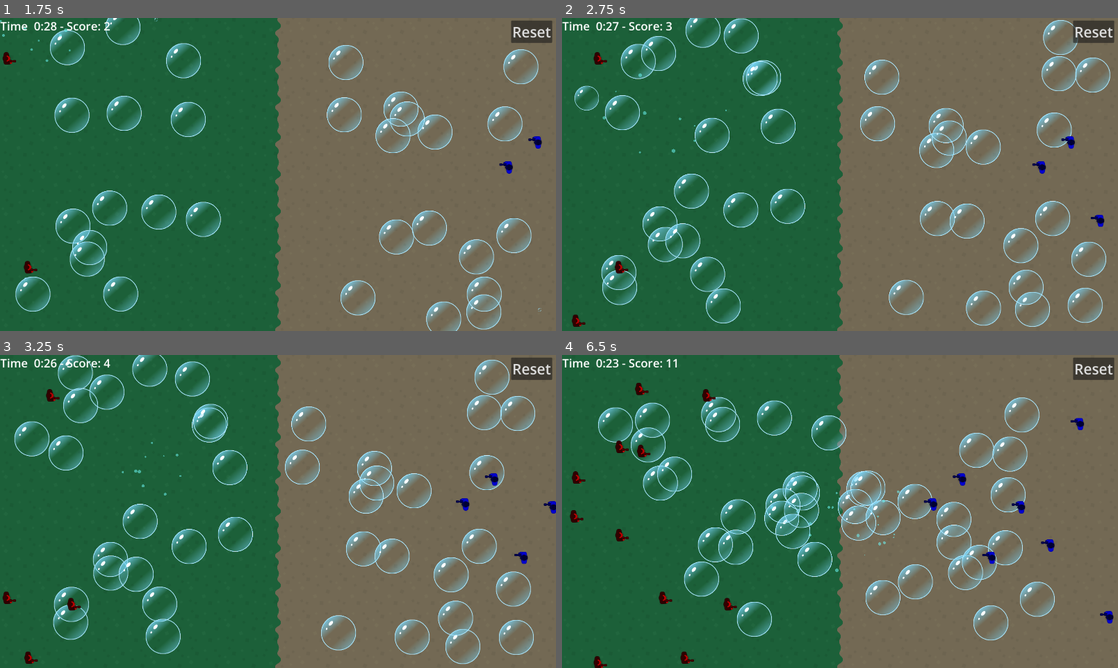
Above: before the commit, frames 1-4 (two rows, left to right).
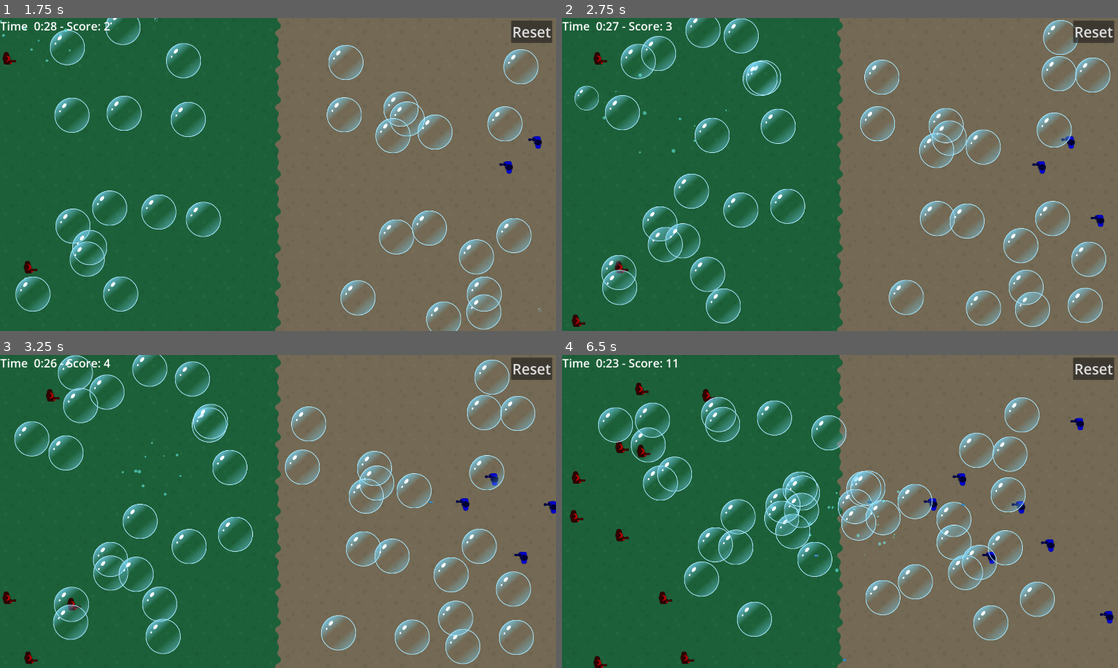
Above: after the commit, the same moments.

Repository: pkasprzyk/ggj2025
Game: Godot game, scene res://main.tscn
Two runs of this game, one before a commit and one after it. Both use one fixed random seed, a clock stepped at 60 frames per second and the inputs below.
Inputs (mouse positions are in pixels of both pictures, inside the frame that each line leads up to):
- Up to frame 1 (1.75 s): move the mouse to (111, 121) at 0.52 s; click (111, 121) at 0.67 s; move the mouse to (38, 49) at 1.27 s; click (38, 49) at 1.42 s
- Up to frame 2 (2.75 s): move the mouse to (639, 118) at 2.02 s; click (639, 118) at 2.17 s
- Up to frame 3 (3.25 s): move the mouse to (150, 473) at 2.77 s; click (150, 473) at 2.92 s
- Up to frame 4 (6.5 s): move the mouse to (645, 408) at 3.52 s; click (645, 408) at 3.67 s; move the mouse to (789, 445) at 4.27 s; click (789, 445) at 4.42 s; move the mouse to (734, 386) at 5.02 s; click (734, 386) at 5.17 s; move the mouse to (845, 511) at 5.77 s; click (845, 511) at 5.92 s

Frame 1 is identical in both runs. In frame 2, less than 0.1% of the frame differs, in the area x 9-92%, y 37-82%; in frame 3, less than 0.1%; in frame 4, 0.2%, in the area x 9-84%, y 13-98%.

Commit message:
shooting shooters

Diff:
--- a/game_state.gd
+++ b/game_state.gd
@@ -11,6 +11,7 @@
 var hud: Hud
 var player_left_base: UnitBase
 var player_right_base: UnitBase
+var bullet_manager: Node
 
 var right_spawn_timer: Timer
 
@@ -19,6 +20,7 @@
 	i_hud : Hud,
 	new_player_left_base: UnitBase,
 	new_player_right_base: UnitBase,
+	new_bullet_manager: Node,
 	viewport_top: float, viewport_right: float,
 	viewport_bottom: float,
 	viewport_left: float
@@ -30,6 +32,7 @@
 	player_right_base.init(viewport_right, viewport_top, viewport_bottom, viewport_left)
 	player_left_base.set_other_base(player_right_base)
 	player_right_base.set_other_base(player_left_base)
+	bullet_manager = new_bullet_manager
 
 	right_spawn_timer = Timer.new()
 	right_spawn_timer.wait_time = 1.0
--- a/main.gd
+++ b/main.gd
@@ -7,5 +7,6 @@
 		$HUD,
 		$PlayerBases/PlayerLeftBase,
 		$PlayerBases/PlayerRightBase,
+		$BulletManager,
 		0, 1920, 1080, 0,
 	)
--- a/main.tscn
+++ b/main.tscn
@@ -134,3 +134,5 @@
 position = Vector2(-2107, -1210)
 
 [node name="HUD" parent="." instance=ExtResource("4_vi50i")]
+
+[node name="BulletManager" type="Node2D" parent="."]
--- /dev/null
+++ b/objects/bullet/bullet.gd
@@ -0,0 +1,41 @@
+extends Node2D
+
+class_name Bullet
+
+@export var speed: float = 500.0
+
+static var bullet_scene: PackedScene = load("res://objects/bullet/bullet.tscn")
+
+@onready var end_of_life_timer: Timer = $EndOfLifeTimer
+
+var direction: Vector2 = Vector2.ZERO
+
+
+func _ready() -> void:
+	$Area2D.monitoring = true
+
+
+static func spawn(position: Vector2, new_direction: Vector2) -> Bullet:
+	var bullet = bullet_scene.instantiate()
+	GAME_STATE.bullet_manager.add_child(bullet)
+	bullet.global_position = position
+	bullet.direction = new_direction.normalized()
+	bullet.look_at(bullet.global_position + new_direction)
+	return bullet
+
+
+func _physics_process(delta: float) -> void:
+	if end_of_life_timer.is_stopped():
+		queue_free()
+		return
+	global_position += direction * speed * delta
+	if global_position.x < 0 or global_position.x > get_viewport_rect().size.x:
+		queue_free()
+		return
+
+
+func _on_area_2d_area_entered(area: Area2D) -> void:
+	var parent = area.get_parent()
+	if parent.has_method("handle_hit"):
+		parent.handle_hit()
+		queue_free()
--- /dev/null
+++ b/objects/bullet/bullet.tscn
@@ -0,0 +1,26 @@
+[gd_scene load_steps=4 format=3 uid="uid://dow864a0m5rwi"]
+
+[ext_resource type="Script" path="res://objects/bullet/bullet.gd" id="1_e4w58"]
+[ext_resource type="Texture2D" uid="uid://bh3ikcgxc30it" path="res://objects/bullet/bulletBlue1_outline.png" id="2_8c2me"]
+
+[sub_resource type="RectangleShape2D" id="RectangleShape2D_0keh8"]
+size = Vector2(14, 8)
+
+[node name="Bullet" type="Node2D"]
+script = ExtResource("1_e4w58")
+
+[node name="Sprite2D" type="Sprite2D" parent="."]
+rotation = 1.5708
+texture = ExtResource("2_8c2me")
+
+[node name="Area2D" type="Area2D" parent="."]
+
+[node name="CollisionShape2D" type="CollisionShape2D" parent="Area2D"]
+shape = SubResource("RectangleShape2D_0keh8")
+
+[node name="EndOfLifeTimer" type="Timer" parent="."]
+wait_time = 2.0
+one_shot = true
+autostart = true
+
+[connection signal="area_entered" from="Area2D" to="." method="_on_area_2d_area_entered"]
--- a/objects/unit_base/unit_base.gd
+++ b/objects/unit_base/unit_base.gd
@@ -31,9 +31,7 @@
 
 func spawn_unit(player_side: UnitShooter.PlayerSide) -> void:
 	var spawn_point = Vector2(spawn_x, randf_range(spawn_y_start, spawn_y_end))
-	var unit_instance = UnitShooter.spawn(player_side, self, Vector2(target_x, spawn_point.y), other_base)
-	units_group.add_child(unit_instance)
-	unit_instance.global_position = spawn_point
+	UnitShooter.spawn(units_group, spawn_point, player_side, self, Vector2(target_x, spawn_point.y), other_base)
 
 
 func get_units() -> Array:
--- a/objects/unit_base/unit_base.tscn
+++ b/objects/unit_base/unit_base.tscn
@@ -2,7 +2,7 @@
 
 [ext_resource type="Script" path="res://objects/unit_base/unit_base.gd" id="1_6su4c"]
 
-[node name="PlayerBase" type="Node"]
+[node name="PlayerBase" type="Node2D"]
 script = ExtResource("1_6su4c")
 
-[node name="UnitsGroup" type="Node" parent="."]
+[node name="UnitsGroup" type="Node2D" parent="."]
--- a/objects/unit_shooter/unit_shooter.gd
+++ b/objects/unit_shooter/unit_shooter.gd
@@ -19,20 +19,28 @@
 
 static var unit_scene: PackedScene = load("res://objects/unit_shooter/unit_shooter.tscn")
 
+@onready var shooting_timer: Timer = $ShootingTimer
+@onready var sprite: Sprite2D = $Sprite2D
+@onready var barrel_tip: Marker2D = $BarrelTip
+@onready var animation_player: AnimationPlayer = $AnimationPlayer
+
 
 # Called when the node enters the scene tree for the first time.
 func _ready() -> void:
-	pass # Replace with function body.
+	shooting_timer.connect("timeout", shoot)
+	shooting_timer.start()
 
 
-static func spawn(player: PlayerSide, new_base: UnitBase, new_target: Vector2, new_other_base: UnitBase) -> UnitShooter:
+static func spawn(parent: Node, spawn_point: Vector2, player: PlayerSide, new_base: UnitBase, new_target: Vector2, new_other_base: UnitBase) -> UnitShooter:
 	var unit = unit_scene.instantiate()
 	unit.name = "Shooter"+str(randi_range(0,9999999))
+	parent.add_child(unit)
 
+	unit.global_position = spawn_point
 	unit.base = new_base
 	unit.other_base = new_other_base
 	unit.target = new_target
-	unit.modulate = Color(1, 0, 0, 1) if player == PlayerSide.PLAYER_LEFT else Color(0, 0, 1, 1)
+	unit.sprite.modulate = Color(1, 0, 0, 1) if player == PlayerSide.PLAYER_LEFT else Color(0, 0, 1, 1)
 	return unit
 
 
@@ -90,3 +98,12 @@
 	velocity = new_velocity.normalized() * speed
 	look_at(global_position + velocity)
 	global_position += velocity * delta
+
+
+func handle_hit() -> void:
+	queue_free()
+
+
+func shoot() -> void:
+	animation_player.play("shoot")
+	Bullet.spawn(barrel_tip.global_position, velocity)
--- a/objects/unit_shooter/unit_shooter.tscn
+++ b/objects/unit_shooter/unit_shooter.tscn
@@ -1,10 +1,48 @@
-[gd_scene load_steps=4 format=3 uid="uid://pwm6l2tln5xx"]
+[gd_scene load_steps=8 format=3 uid="uid://pwm6l2tln5xx"]
 
 [ext_resource type="Script" path="res://objects/unit_shooter/unit_shooter.gd" id="1_twmya"]
 [ext_resource type="Texture2D" uid="uid://cg8e1nu62mf6n" path="res://objects/unit_shooter/manBlue_machine.png" id="2_c7sij"]
+[ext_resource type="Texture2D" uid="uid://bsmdoobq1iafs" path="res://objects/unit_shooter/shotLarge.png" id="3_jxddn"]
 
 [sub_resource type="RectangleShape2D" id="RectangleShape2D_85p5x"]
-size = Vector2(32, 32)
+size = Vector2(32, 48)
+
+[sub_resource type="Animation" id="Animation_pgecu"]
+resource_name = "shoot"
+length = 0.2
+tracks/0/type = "value"
+tracks/0/imported = false
+tracks/0/enabled = true
+tracks/0/path = NodePath("ShotLarge:visible")
+tracks/0/interp = 1
+tracks/0/loop_wrap = true
+tracks/0/keys = {
+"times": PackedFloat32Array(0, 0.188596),
+"transitions": PackedFloat32Array(1, 1),
+"update": 1,
+"values": [true, false]
+}
+
+[sub_resource type="Animation" id="Animation_5081w"]
+length = 0.001
+tracks/0/type = "value"
+tracks/0/imported = false
+tracks/0/enabled = true
+tracks/0/path = NodePath("ShotLarge:visible")
+tracks/0/interp = 1
+tracks/0/loop_wrap = true
+tracks/0/keys = {
+"times": PackedFloat32Array(0),
+"transitions": PackedFloat32Array(1),
+"update": 1,
+"values": [false]
+}
+
+[sub_resource type="AnimationLibrary" id="AnimationLibrary_5mray"]
+_data = {
+"RESET": SubResource("Animation_5081w"),
+"shoot": SubResource("Animation_pgecu")
+}
 
 [node name="UnitShooter" type="Node2D"]
 script = ExtResource("1_twmya")
@@ -13,8 +51,25 @@
 position = Vector2(16, 16)
 
 [node name="CollisionShape2D" type="CollisionShape2D" parent="Area2D"]
-position = Vector2(-16, -16)
+position = Vector2(-24, -16)
 shape = SubResource("RectangleShape2D_85p5x")
 
 [node name="Sprite2D" type="Sprite2D" parent="."]
 texture = ExtResource("2_c7sij")
+
+[node name="ShootingTimer" type="Timer" parent="."]
+wait_time = 3.0
+
+[node name="BarrelTip" type="Marker2D" parent="."]
+position = Vector2(24, 8)
+
+[node name="ShotLarge" type="Sprite2D" parent="."]
+visible = false
+position = Vector2(38, 10)
+rotation = 1.5708
+texture = ExtResource("3_jxddn")
+
+[node name="AnimationPlayer" type="AnimationPlayer" parent="."]
+libraries = {
+"": SubResource("AnimationLibrary_5mray")
+}
Binary file added: objects/bullet/bulletBlue1_outline.png
Not shown, added: objects/bullet/bulletBlue1_outline.png.import
Binary file added: objects/unit_shooter/shotLarge.png
Not shown, added: objects/unit_shooter/shotLarge.png.import
